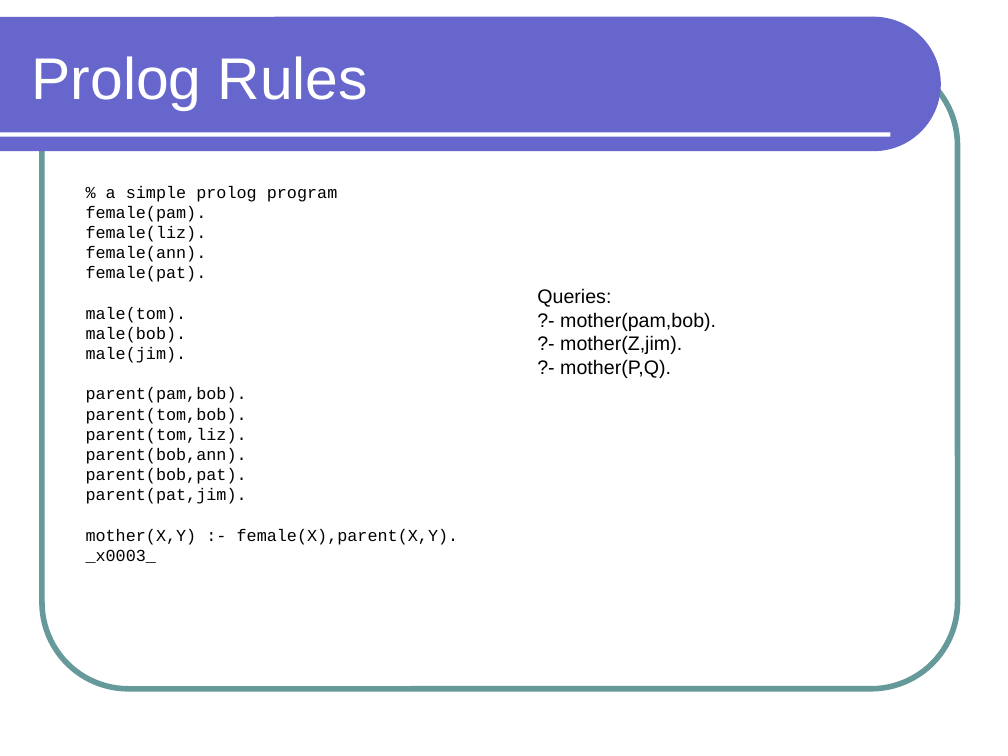
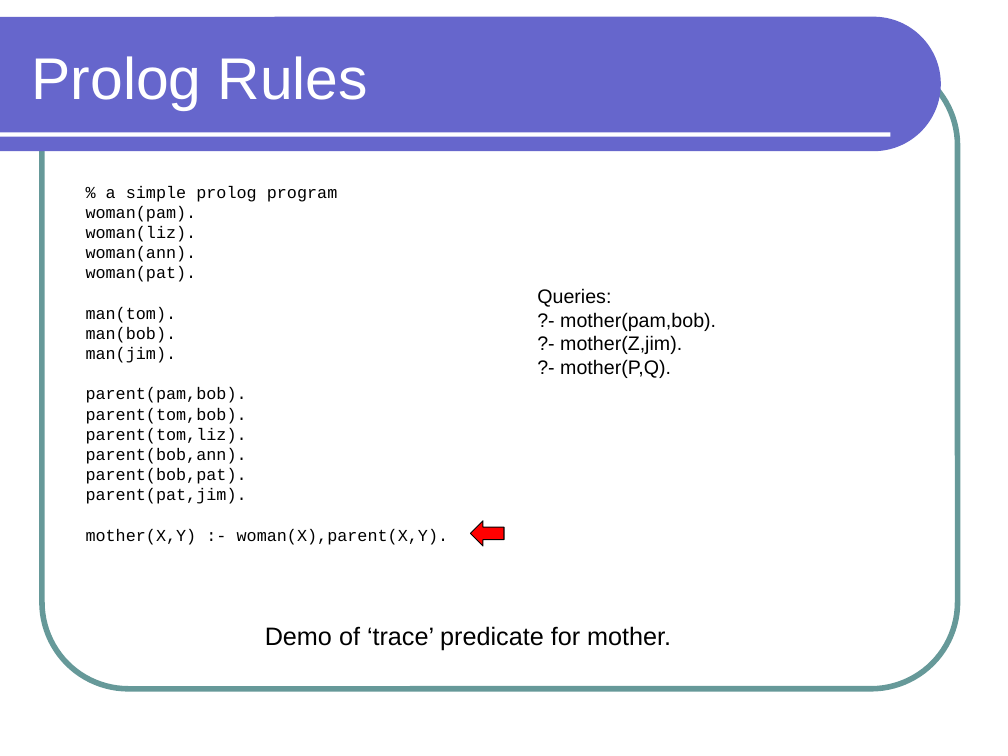
Before and after one commit to lutzhamel/CSC301, a slide deck: slide 2 of notes/csc301-ln021.ppt. Drawn at 1008x756 pixels with LibreOffice and Linux fonts; fonts in the diff are those of the drawing. Boxes give left, top, right and bottom in pixels: in the first picture for what was removed or moved away, otherwise in the second. Text is boxed around its words. In the diff, an @@ line names an element or a change of style, - is before the commit and + after.

```diff
--- a/notes/csc301-ln021.ppt
+++ b/notes/csc301-ln021.ppt
@@ text at box(86, 206, 197, 363): text changed @@
-female(pam).
-female(liz).
-female(ann).
-female(pat).
-male(tom).
-male(bob).
-male(jim).
+woman(pam).
+woman(liz).
+woman(ann).
+woman(pat).
+man(tom).
+man(bob).
+man(jim).
@@ text at box(86, 529, 449, 545): text changed @@
-mother(X,Y) :- female(X),parent(X,Y). _x0003_
+mother(X,Y) :- woman(X),parent(X,Y).
@@ left arrow added at box(471, 521, 504, 546), fill #FF0000, outline #000000 0.74 pt @@
@@ text added at box(265, 626, 671, 651), 18 pt, text #000000 @@
+Demo of ‘trace’ predicate for mother.
```
Also in this commit, not shown: 4 other slides changed, 3 other files.
